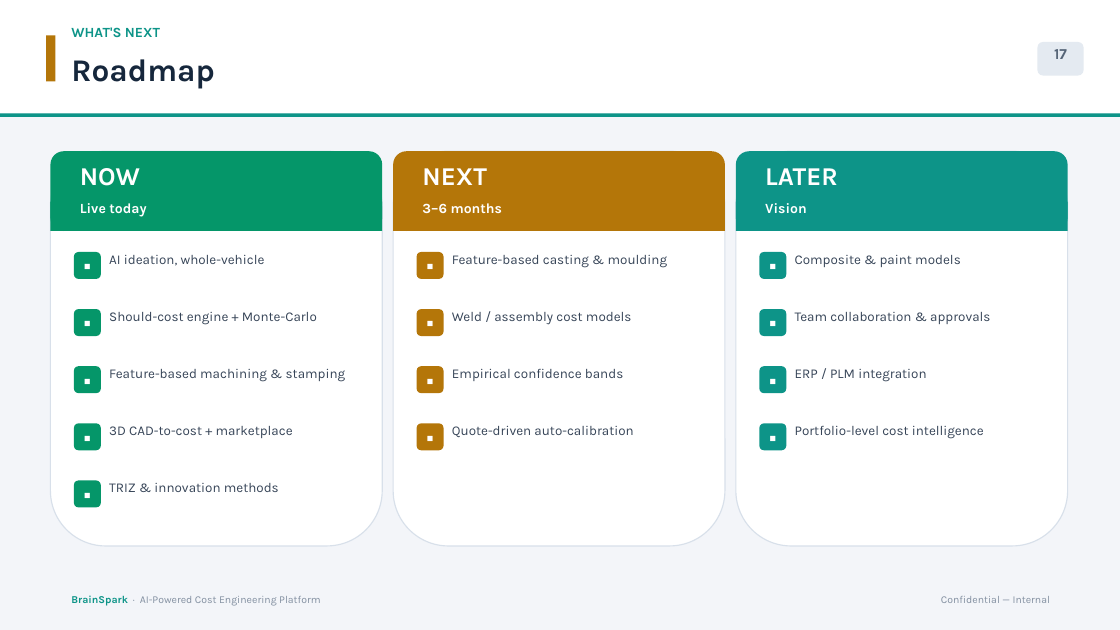
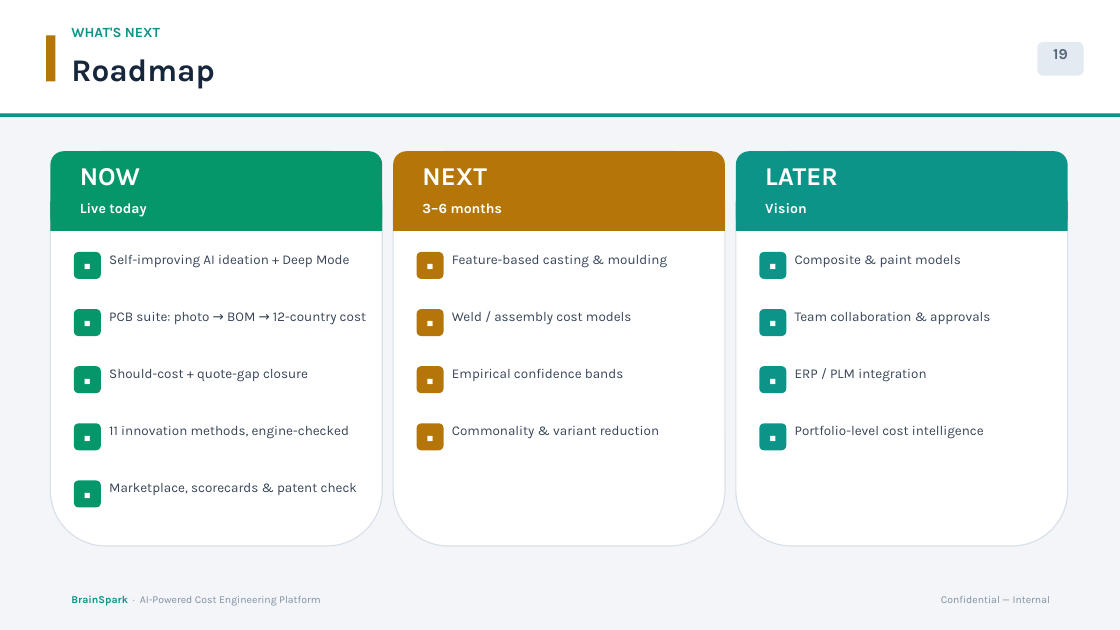
Before and after one commit to bhosaleavinash546/leamington-marathi, a slide deck: slide 19 of BrainSpark_Director_Presentation.pptx (slide 17 before the commit). Drawn at 1120x630 pixels with LibreOffice and Linux fonts; fonts in the diff are those of the drawing. Boxes give left, top, right and bottom in pixels: in the first picture for what was removed or moved away, otherwise in the second. Text is boxed around its words. In the diff, an @@ line names an element or a change of style, - is before the commit and + after.

```diff
--- a/BrainSpark_Director_Presentation.pptx
+++ b/BrainSpark_Director_Presentation.pptx
@@ text at (1053,49,1068,59): text changed @@
-17
+19
@@ text at (109,255,350,267): text changed @@
-AI ideation, whole-vehicle
+Self-improving AI ideation + Deep Mode
@@ text at (109,312,366,324): text changed @@
-Should-cost engine + Monte-Carlo
+PCB suite: photo → BOM → 12-country cost
@@ text at (109,369,308,381): text changed @@
-Feature-based machining & stamping
+Should-cost + quote-gap closure
@@ text at (109,426,350,439): text changed @@
-3D CAD-to-cost + marketplace
+11 innovation methods, engine-checked
@@ text at (452,426,659,439): text changed @@
-Quote-driven auto-calibration
+Commonality & variant reduction
@@ text at (109,483,357,495): text changed @@
-TRIZ & innovation methods
+Marketplace, scorecards & patent check
```
Also in this commit, not shown: 10 other slides changed, 2 slides added.
